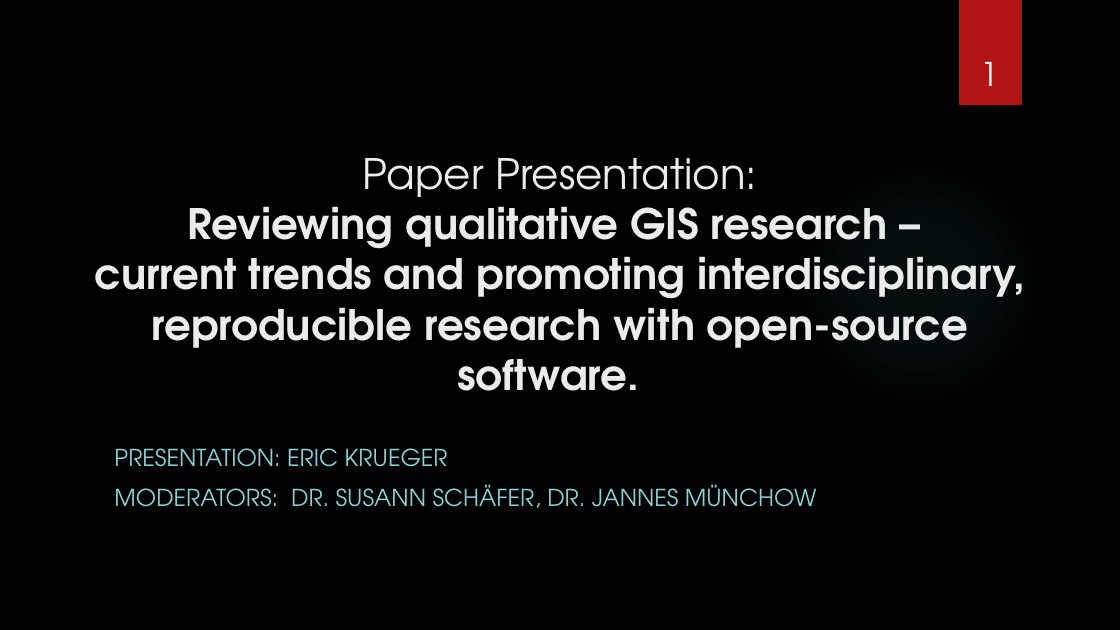
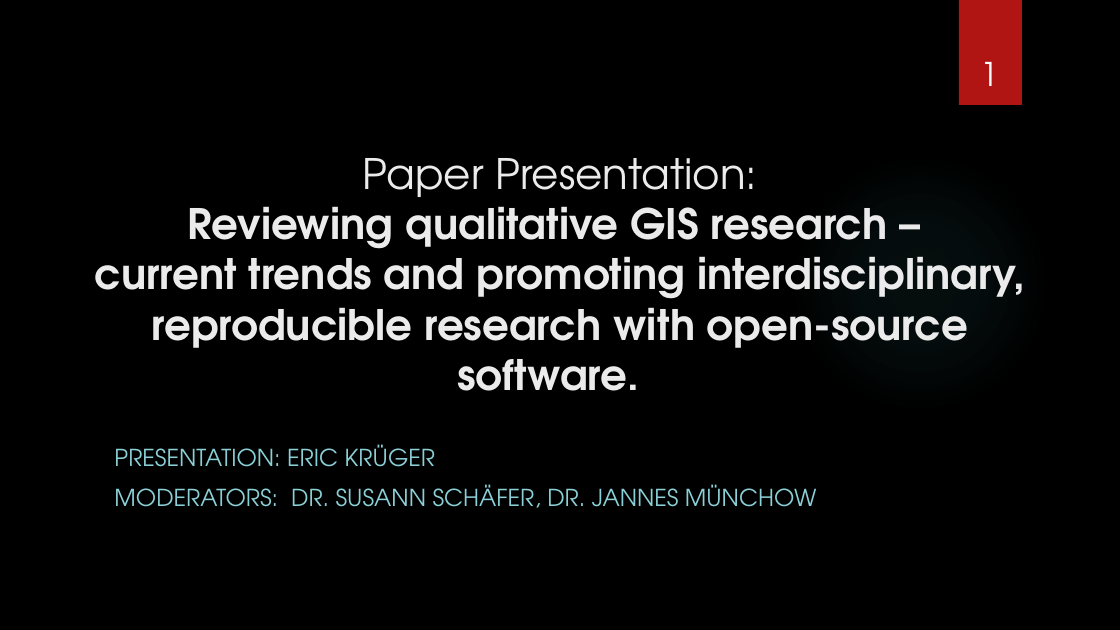
Before and after one commit to nuest/qual_gis, a slide deck: slide 1 of figures/vortrag_qual_gis.pptx. Drawn at 1120x630 pixels with LibreOffice and Linux fonts; fonts in the diff are those of the drawing; background and template pictures are left out. Boxes give left, top, right and bottom in pixels: in the first picture for what was removed or moved away, otherwise in the second. Text is boxed around its words. In the diff, an @@ line names an element or a change of style, - is before the commit and + after.

```diff
--- a/figures/vortrag_qual_gis.pptx
+++ b/figures/vortrag_qual_gis.pptx
@@ subtitle at <box>114,444,436,467</box>: text changed @@
-PRESENTATION: ERIC KRUEGER
+PRESENTATION: ERIC KRÜGER
```
Also in this commit, not shown: 1 other slide changed, 9 slides added, 2 slides removed.
